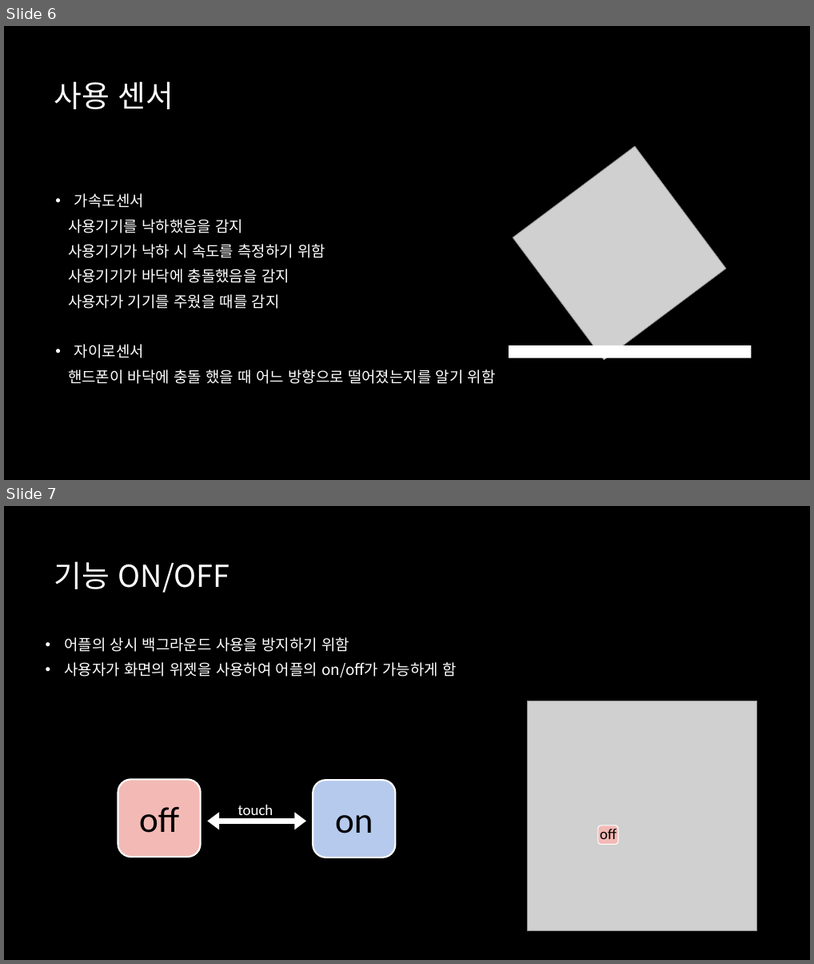
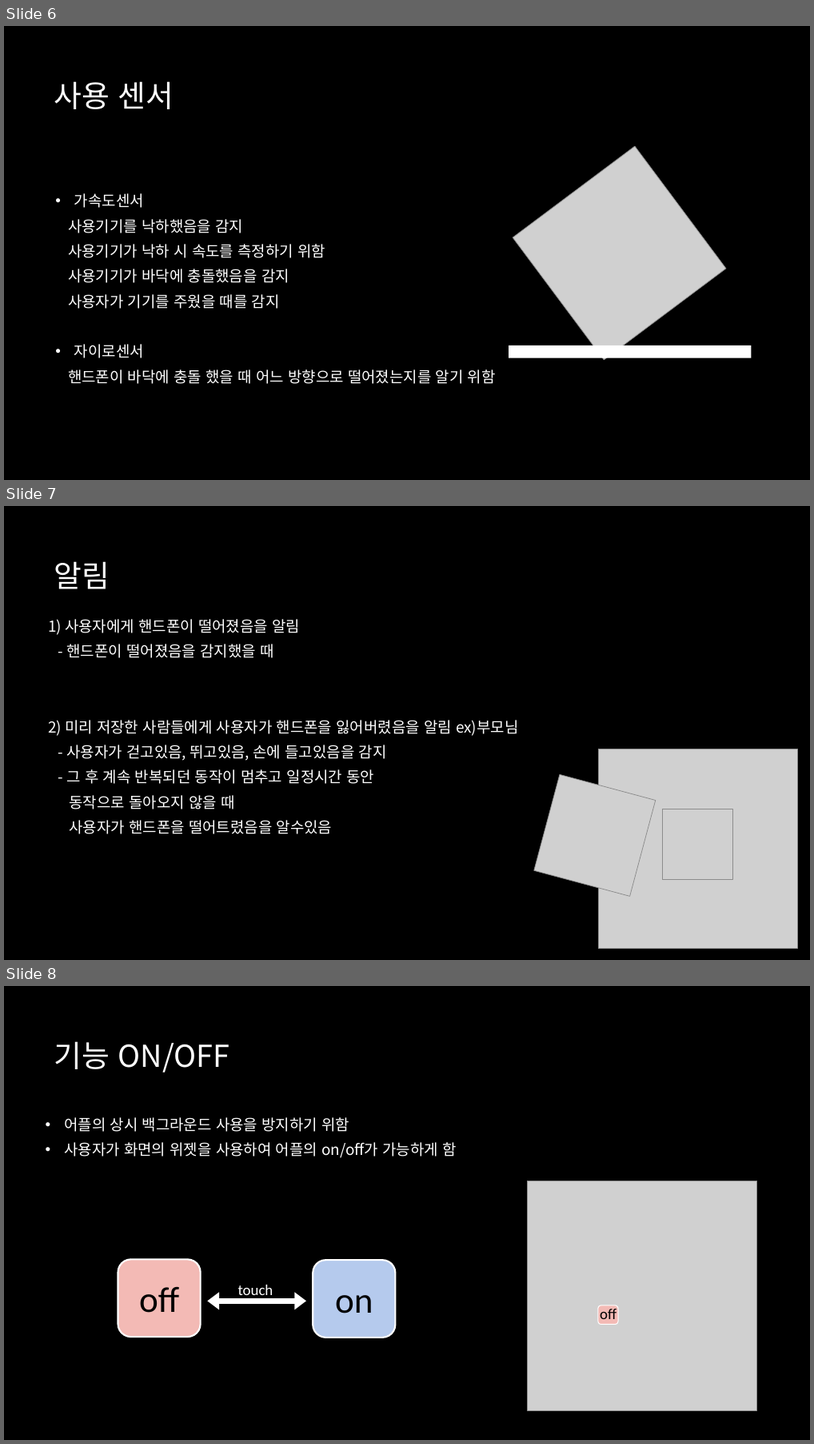
Before and after one commit to kkr970/OpenSourceProject, a slide deck: [오픈소스전문프로젝트4주차과제]6조/[오픈소스전문프로젝트4주차과제]6조.pptx. Shown one above the other, each under a label of ours: slides 6 and 7 before the commit, slides 6, 7 and 8 after it. The pictures are 814x964 and 814x1444 pixels, drawn with LibreOffice and Linux fonts; fonts in the diff are those of the drawing; grey boxes stand for pictures; background and template pictures are left out. Boxes give left, top, right and bottom in pixels: in the first picture for what was removed or moved away, otherwise in the second. Text is boxed around its words. In the diff, an @@ line names an element or a change of style, - is before the commit and + after.

```diff
--- a/[오픈소스전문프로젝트4주차과제]6조/[오픈소스전문프로젝트4주차과제]6조.pptx
+++ b/[오픈소스전문프로젝트4주차과제]6조/[오픈소스전문프로젝트4주차과제]6조.pptx
@@ slide 7 added at (4,506,810,960), background picture (left out) @@
@@ title added at (54,561,110,589), 36 pt, text #FFFFFF @@
+알림
@@ text added at (48,619,518,834), 18 pt, text #FFFFFF @@
+1) 사용자에게 핸드폰이 떨어졌음을 알림
+- 핸드폰이 떨어졌음을 감지했을 때
+2) 미리 저장한 사람들에게 사용자가 핸드폰을 잃어버렸음을 알림 ex)부모님
+- 사용자가 걷고있음, 뛰고있음, 손에 들고있음을 감지
+- 그 후 계속 반복되던 동작이 멈추고 일정시간 동안
+동작으로 돌아오지 않을 때
+사용자가 핸드폰을 떨어트렸음을 알수있음
@@ picture added at (598,748,798,948) @@
@@ picture added at (534,774,656,896) @@
@@ picture added at (662,809,733,880) @@
@@ what was slide 7 is now slide 8 @@
```
Also in this commit, not shown: 1 slide changed, 1 other file.
